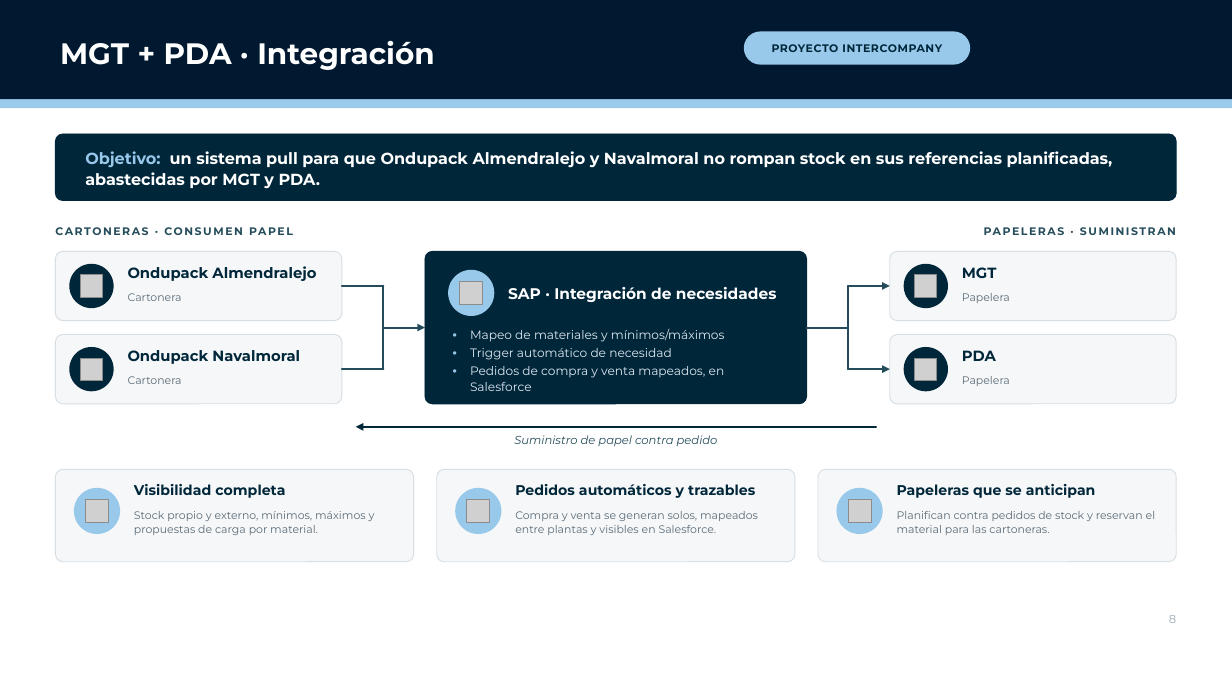
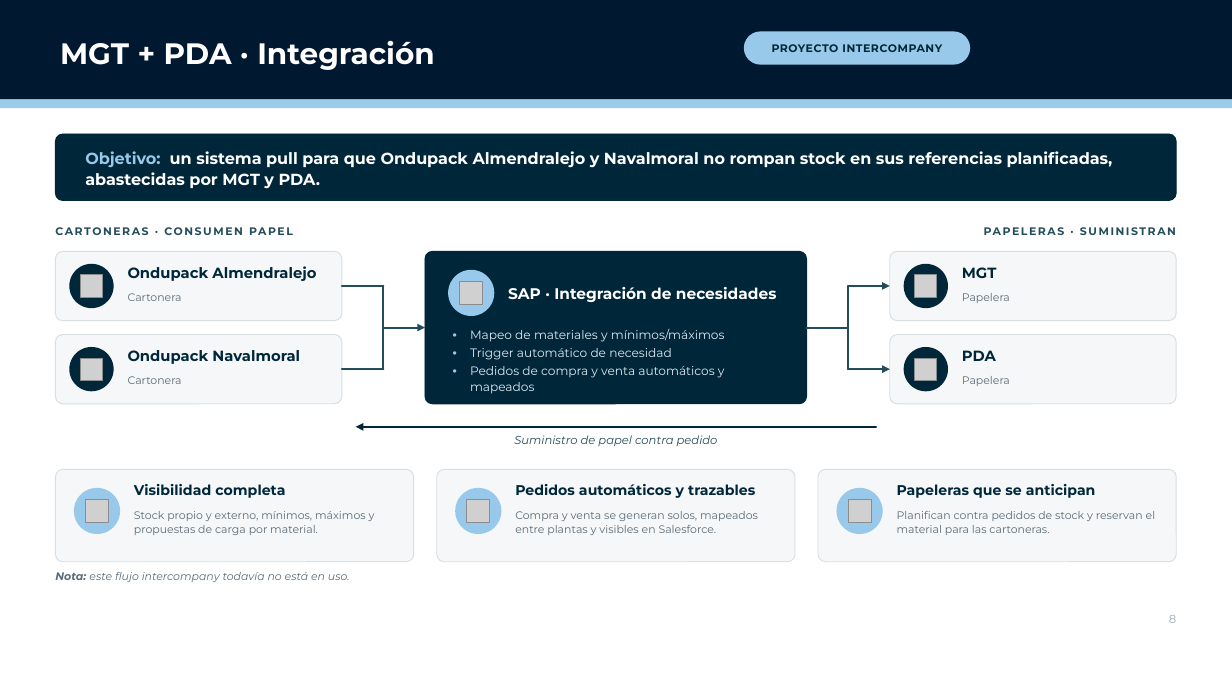
Before and after one commit to Enrique24799/AGSA, a slide deck: slide 8 of presentaciones/Planificacion_Packaging_CL.pptx. Drawn at 1232x693 pixels with LibreOffice and Linux fonts; fonts in the diff are those of the drawing; grey boxes stand for pictures; background and template pictures are left out. Boxes give left, top, right and bottom in pixels: in the first picture for what was removed or moved away, otherwise in the second. Text is boxed around its words. In the diff, an @@ line names an element or a change of style, - is before the commit and + after.

```diff
--- a/presentaciones/Planificacion_Packaging_CL.pptx
+++ b/presentaciones/Planificacion_Packaging_CL.pptx
@@ text at <box>470,366,725,394</box>: text changed @@
-• Pedidos de compra y venta mapeados, en Salesforce
+• Pedidos de compra y venta automáticos y mapeados
@@ text added at <box>55,572,350,582</box>, 8.5 pt, text #5B6B78, italic @@
+Nota: este flujo intercompany todavía no está en uso.
```
Also in this commit, not shown: 8 other slides changed, 1 slide added.
